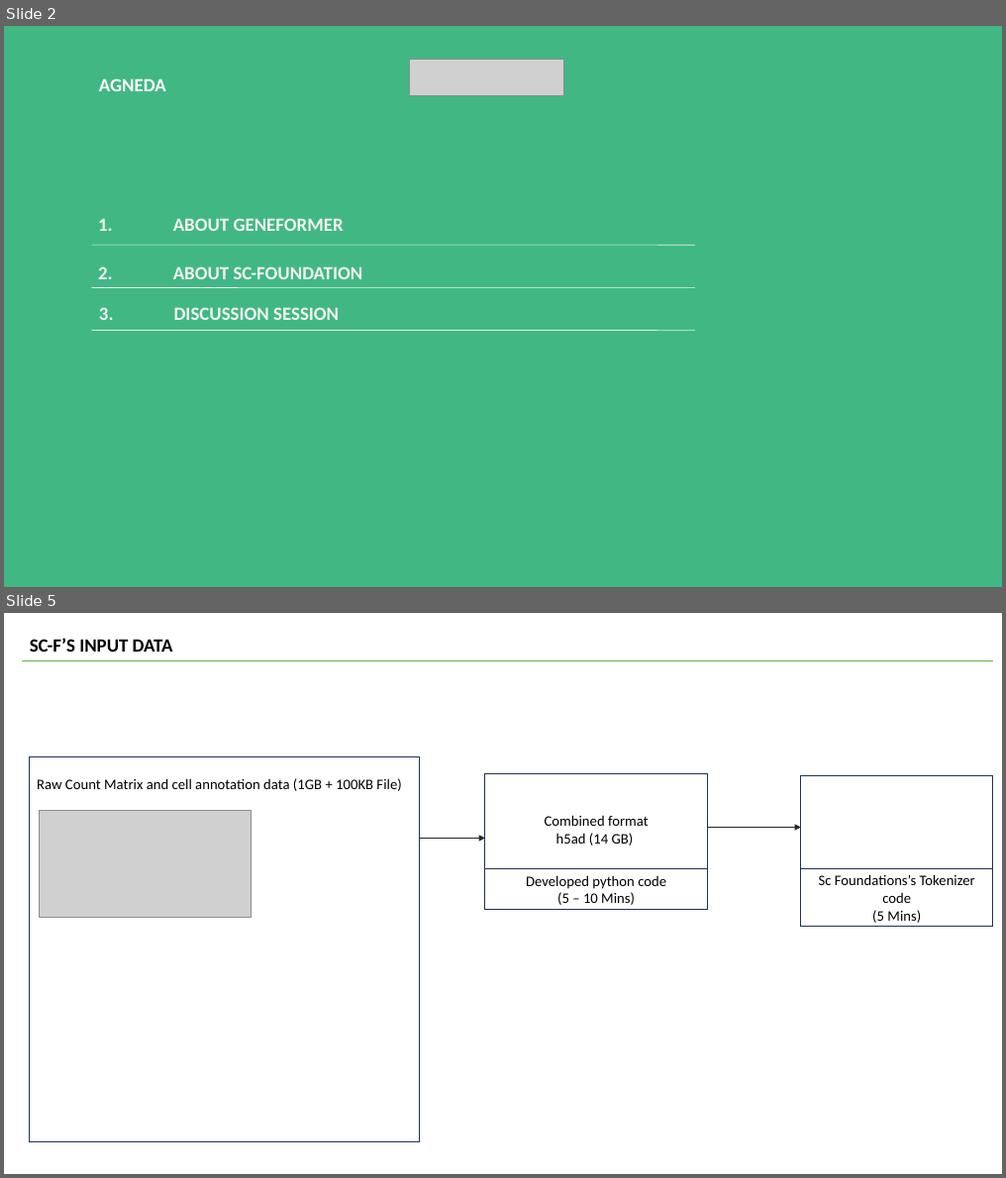
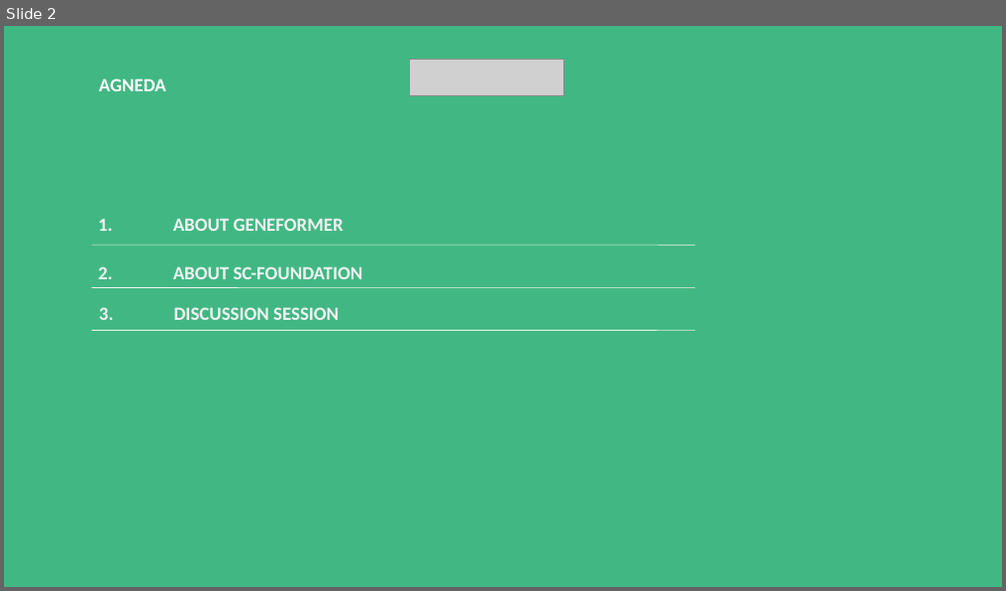
Before and after one commit to v-dev688/presentations, a slide deck: Biomedical Foundation Models into TBDSS.pptx. Shown one above the other, each under a label of ours: slides 2 and 5 before the commit, slide 2 after it; the slides between them are not shown. The pictures are 1006x1178 and 1006x591 pixels, drawn with LibreOffice and Linux fonts; fonts in the diff are those of the drawing; grey boxes stand for pictures. Boxes give left, top, right and bottom in pixels: in the first picture for what was removed or moved away, otherwise in the second. Text is boxed around its words. In the diff, an @@ line names an element or a change of style, - is before the commit and + after.

```diff
--- a/Biomedical Foundation Models into TBDSS.pptx
+++ b/Biomedical Foundation Models into TBDSS.pptx
@@ slide 5 removed at (x1=4, y1=613, x2=1002, y2=1174), background #FFFFFF @@
@@ text removed at (x1=30, y1=638, x2=173, y2=652) @@
-SC-F’S INPUT DATA
@@ line removed from (22, 661) to (993, 661) @@
@@ rectangle removed at (x1=30, y1=757, x2=420, y2=1143) @@
-Raw Count Matrix and cell annotation data (1GB + 100KB File)
@@ rectangle removed at (x1=485, y1=774, x2=708, y2=903) @@
-Combined format
-h5ad (14 GB)
@@ rectangle removed at (x1=801, y1=776, x2=993, y2=926) @@
@@ picture removed at (x1=40, y1=810, x2=252, y2=918) @@
@@ arrow removed from (420, 839) to (485, 839) @@
@@ arrow removed from (708, 827) to (801, 827) @@
@@ rectangle removed at (x1=485, y1=869, x2=708, y2=909) @@
-Developed python code
-(5 – 10 Mins)
@@ rectangle removed at (x1=801, y1=869, x2=993, y2=927) @@
-Sc Foundations’s Tokenizer code
-(5 Mins)
```
Also in this commit, not shown: 1 slide changed, 2 slides added, 1 other slide removed.
